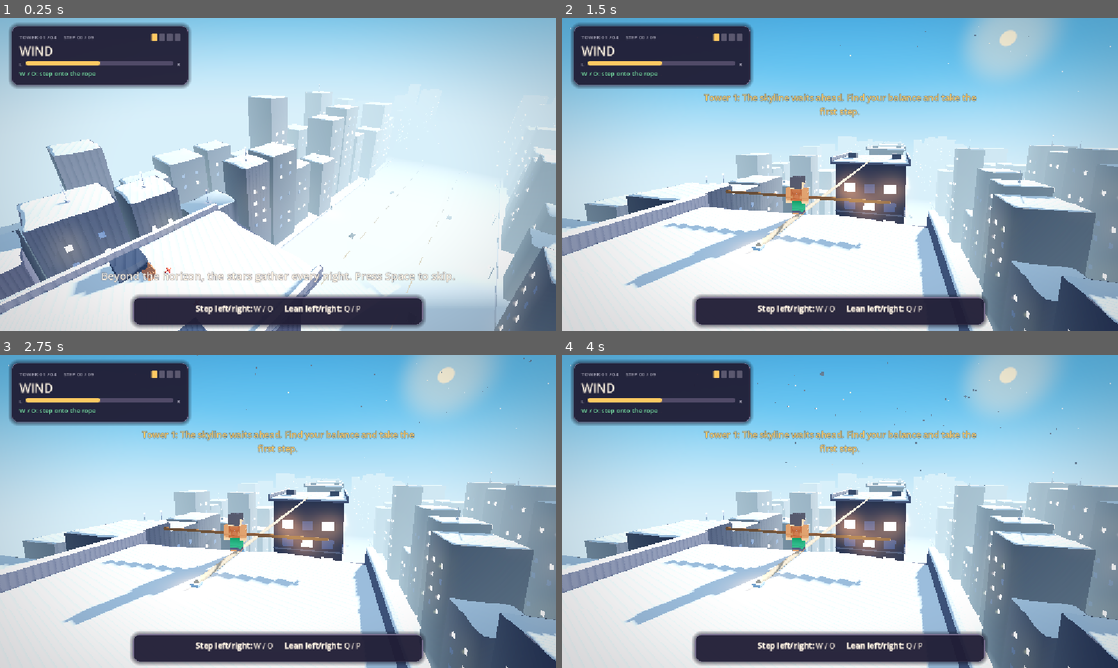
Above: before the commit, frames 1-4 (two rows, left to right).
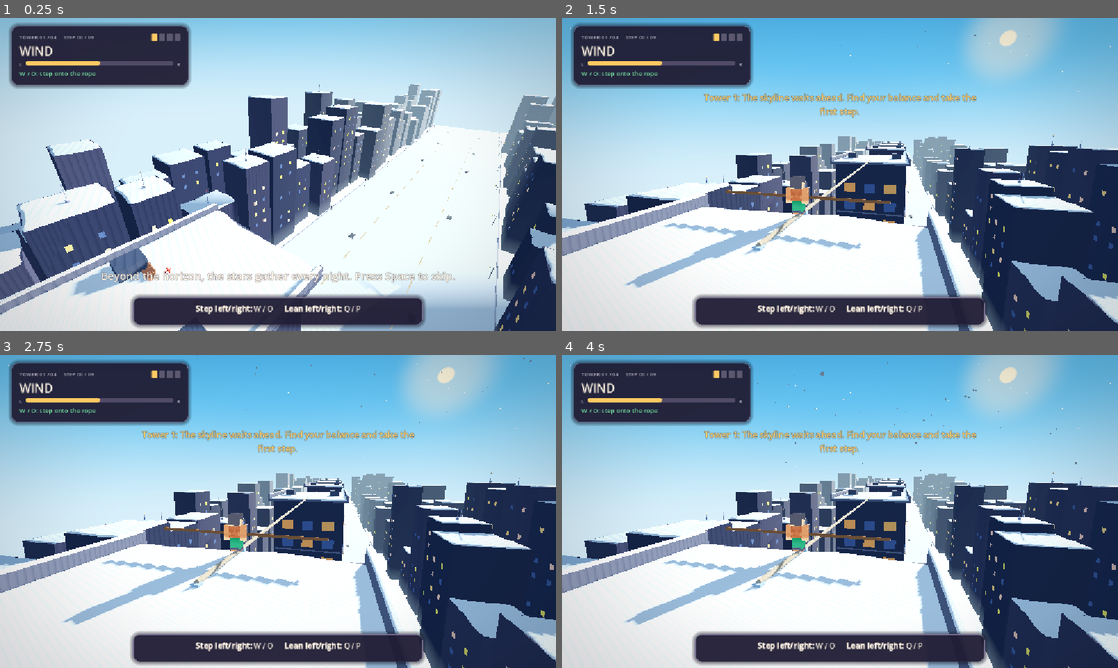
Above: after the commit, the same moments.

Repository: Ady-computerscience/tightrope_walker_alpha
Game: Godot game, scene res://scenes/main.tscn
Same seed, same stepped clock (60 frames per second), same inputs: the game is played once before the commit and once after it.
Inputs:
- Up to frame 1 (0.25 s): no input
- Up to frame 2 (1.5 s): tap Space (release) at 0.5, 0.6 s; hold P (lean_right) 0.53-1.28 s; hold Q (lean_left) from 1.28 s (still down); tap E at 1.35 s
- Up to frame 3 (2.75 s): tap R (restart_run) at 2 s; release Q (lean_left) at 2.03 s; hold P (lean_right) from 2.03 s (still down); tap Space (release) at 2.1 s
- Up to frame 4 (4 s): tap E at 2.85 s; release P (lean_right) at 3.53 s; hold Q (lean_left) from 3.53 s (still down); tap Space (release) at 3.6 s

The runs differ from the first frame. In frame 1, 25% of the frame differs, in the area x 0-100%, y 21-100%; in frame 2, 21%; in frame 3, 21%; in frame 4, 21%.

Commit message:
Reduce light glow and fog during daytime

Diff:
--- a/scripts/game.gd
+++ b/scripts/game.gd
@@ -41,16 +41,21 @@
 const BEACON_BUILDING_INDICES := [3, 8, 14, 19]
 const RED_BEACON_PERIOD := 1.5
 const RED_BEACON_FLASH_DURATION := 0.24
-const SKY_TOP_COLORS := ["2377c9", "674790", "17265e", "08091b"]
-const SKY_MID_COLORS := ["65b5ee", "e87ca4", "755fba", "0d1030"]
-const SKY_HORIZON_COLORS := ["c9ecff", "ffad62", "c29cd8", "12122c"]
+const SKY_TOP_COLORS := ["2377c9", "674790", "111839", "08091b"]
+const SKY_MID_COLORS := ["65b5ee", "e87ca4", "51427f", "0d1030"]
+const SKY_HORIZON_COLORS := ["c9ecff", "ffad62", "9279ac", "12122c"]
 const SUN_ELEVATIONS := [20.0, 7.0, -12.0, -12.0, -12.0]
 const MOON_ELEVATIONS := [-3.0, -3.0, -3.0, 12.0, 22.0]
-const AMBIENT_COLORS := ["b8d9ff", "ffc1a8", "aa9bdb", "5c5c9c"]
+const AMBIENT_COLORS := ["b8d9ff", "ffc1a8", "8076b2", "5c5c9c"]
 const KEY_LIGHT_COLORS := ["fff0d1", "ffb577", "a8a6d9", "b5bbff"]
-const KEY_LIGHT_ENERGIES := [1.1, 0.72, 0.34, 0.2]
-const AMBIENT_ENERGIES := [0.65, 0.43, 0.24, 0.10]
-const DARKNESS_ALPHAS := [0.0, 0.04, 0.12, 0.22]
+const KEY_LIGHT_ENERGIES := [1.1, 0.72, 0.24, 0.2]
+const AMBIENT_ENERGIES := [0.65, 0.43, 0.17, 0.10]
+const DARKNESS_ALPHAS := [0.0, 0.04, 0.17, 0.22]
+const FOG_DENSITIES := [0.28, 0.65, 0.88, 1.0]
+const FOG_DEPTH_BEGINS := [120.0, 80.0, 60.0, 45.0]
+const FOG_DEPTH_ENDS := [400.0, 340.0, 300.0, 260.0]
+const FOG_HEIGHT_DENSITIES := [0.012, 0.025, 0.034, 0.04]
+const LIT_SOURCE_GLOW_FACTORS := [0.04, 0.35, 0.72, 1.0]
 const STAGE_SKY_BLEND_SPEED := 0.8
 const ROOF_SPIKE_COLOR := Color("7c829e")
 const SNOW_LAYER_THICKNESS := 0.22
@@ -89,6 +94,10 @@
 var traffic_lights: Array[Node3D] = []
 var _static_light_halos: Array[Dictionary] = []
 var _red_beacons: Array[Dictionary] = []
+var _emissive_materials: Array[Dictionary] = []
+var _halo_materials: Array[Dictionary] = []
+var _local_lights: Array[Dictionary] = []
+var _lit_source_glow_factor := 1.0
 var _red_beacon_elapsed := 0.0
 var _sky_stage := 0.0
 var _last_atmosphere_stage := -1.0
@@ -510,7 +519,7 @@
 			var heat: float = rules.tension * rules.tension if index + 1 == rules.tower else 0.0
 			material.albedo_color = ROPE_COLOR.lerp(HOT_COLOR, heat)
 			material.emission = material.albedo_color
-			material.emission_energy_multiplier = lerpf(ROPE_BASE_EMISSION, ROPE_HOT_EMISSION, heat)
+			material.emission_energy_multiplier = lerpf(ROPE_BASE_EMISSION, ROPE_HOT_EMISSION, heat) * _lit_source_glow_factor
 			previous = next
 
 
@@ -647,6 +656,25 @@
 	_world_environment.ambient_light_color = _stage_color(AMBIENT_COLORS, _sky_stage)
 	_world_environment.ambient_light_energy = _stage_value(AMBIENT_ENERGIES, _sky_stage)
 	_world_environment.fog_light_color = horizon
+	_world_environment.fog_density = _stage_value(FOG_DENSITIES, _sky_stage)
+	_world_environment.fog_depth_begin = _stage_value(FOG_DEPTH_BEGINS, _sky_stage)
+	_world_environment.fog_depth_end = _stage_value(FOG_DEPTH_ENDS, _sky_stage)
+	_world_environment.fog_height_density = _stage_value(FOG_HEIGHT_DENSITIES, _sky_stage)
+	var glow_factor := _stage_value(LIT_SOURCE_GLOW_FACTORS, _sky_stage)
+	if not is_equal_approx(glow_factor, _lit_source_glow_factor):
+		_lit_source_glow_factor = glow_factor
+		_world_environment.glow_intensity = 0.85 * glow_factor
+		_halo_material.albedo_color = Color(1.0, 1.0, 1.0, glow_factor)
+		for entry in _emissive_materials:
+			var material: StandardMaterial3D = entry["material"]
+			material.emission_energy_multiplier = float(entry["energy"]) * glow_factor
+		for entry in _halo_materials:
+			var material: StandardMaterial3D = entry["material"]
+			var color: Color = entry["color"]
+			material.albedo_color = Color(color.r, color.g, color.b, color.a * glow_factor)
+		for entry in _local_lights:
+			var light: OmniLight3D = entry["light"]
+			light.light_energy = float(entry["energy"]) * glow_factor
 	_key_light.light_color = _stage_color(KEY_LIGHT_COLORS, _sky_stage)
 	_key_light.light_energy = _stage_value(KEY_LIGHT_ENERGIES, _sky_stage)
 	_key_light.look_at(_key_light.global_position - sun_direction.lerp(moon_direction, smoothstep(1.5, 2.2, _sky_stage)).normalized(), Vector3.UP)
@@ -1118,6 +1146,7 @@
 				glow.light_energy = 0.85
 				glow.omni_range = 13.0
 				lamp.add_child(glow)
+				_local_lights.append({"light": glow, "energy": 0.85})
 
 
 func _build_traffic() -> void:
@@ -1265,6 +1294,7 @@
 	var tinted_material := _halo_material.duplicate() as StandardMaterial3D
 	tinted_material.albedo_color = color
 	node.material_override = tinted_material
+	_halo_materials.append({"material": tinted_material, "color": color})
 	node.position = at
 	node.scale = Vector3(size.x, size.y, 1.0)
 	node.cast_shadow = GeometryInstance3D.SHADOW_CASTING_SETTING_OFF
@@ -1307,6 +1337,7 @@
 	light.omni_range = radius
 	light.omni_attenuation = 2.0
 	parent.add_child(light)
+	_local_lights.append({"light": light, "energy": energy})
 	return light
 
 
@@ -1319,6 +1350,7 @@
 		material.emission_enabled = true
 		material.emission = color
 		material.emission_energy_multiplier = emission_energy
+		_emissive_materials.append({"material": material, "energy": emission_energy})
 	return material
 
 
--- a/tests/test_scene.gd
+++ b/tests/test_scene.gd
@@ -34,6 +34,22 @@
 		printerr("FAIL: the first crossing did not start under a blue daytime sky")
 		quit(1)
 		return true
+	var world_environment: Environment = game.get("_world_environment")
+	var emissive_materials: Array = game.get("_emissive_materials")
+	var halo_materials: Array = game.get("_halo_materials")
+	var local_lights: Array = game.get("_local_lights")
+	var day_glow: float = game.get("_lit_source_glow_factor")
+	if day_glow > 0.05 or world_environment.glow_intensity > 0.05 or emissive_materials.is_empty() or halo_materials.is_empty() or local_lights.is_empty():
+		printerr("FAIL: daytime glow was not minimal across light sources")
+		quit(1)
+		return true
+	var lit_material: StandardMaterial3D = emissive_materials[0]["material"]
+	var halo_material: StandardMaterial3D = halo_materials[0]["material"]
+	var local_light: OmniLight3D = local_lights[0]["light"]
+	if not is_equal_approx(lit_material.emission_energy_multiplier, float(emissive_materials[0]["energy"]) * day_glow) or not is_equal_approx(halo_material.albedo_color.a, (halo_materials[0]["color"] as Color).a * day_glow) or not is_equal_approx(local_light.light_energy, float(local_lights[0]["energy"]) * day_glow):
+		printerr("FAIL: daytime emission, halos, or point lights stayed bright")
+		quit(1)
+		return true
 	var high_sun: Vector3 = sky.get_shader_parameter("sun_direction")
 	var atmosphere_rules: TightropeRules = game.get("rules")
 	game.set("visual_z", Rules.step_z(1, Rules.STEPS_PER_TOWER - 1))
@@ -75,7 +91,7 @@
 		return true
 	game.call("_update_atmosphere", 2.0)
 	var low_moon: Vector3 = sky.get_shader_parameter("moon_direction")
-	if sky.get_shader_parameter("sky_mid_color") != Color("755fba"):
+	if sky.get_shader_parameter("sky_mid_color") != Color("51427f"):
 		printerr("FAIL: the third crossing did not become dusk")
 		quit(1)
 		return true
@@ -96,6 +112,10 @@
 		quit(1)
 		return true
 	game.call("_update_atmosphere", 2.0)
+	if not is_equal_approx(game.get("_lit_source_glow_factor"), 1.0) or not is_equal_approx(world_environment.glow_intensity, 0.85) or not is_equal_approx(lit_material.emission_energy_multiplier, float(emissive_materials[0]["energy"])) or not is_equal_approx(halo_material.albedo_color.a, (halo_materials[0]["color"] as Color).a) or not is_equal_approx(local_light.light_energy, float(local_lights[0]["energy"])):
+		printerr("FAIL: source glows did not return to full strength at night")
+		quit(1)
+		return true
 	game.set("visual_z", Rules.step_z(4, Rules.STEPS_PER_TOWER))
 	game.call("_update_atmosphere", 0.0)
 	var high_moon: Vector3 = sky.get_shader_parameter("moon_direction")
